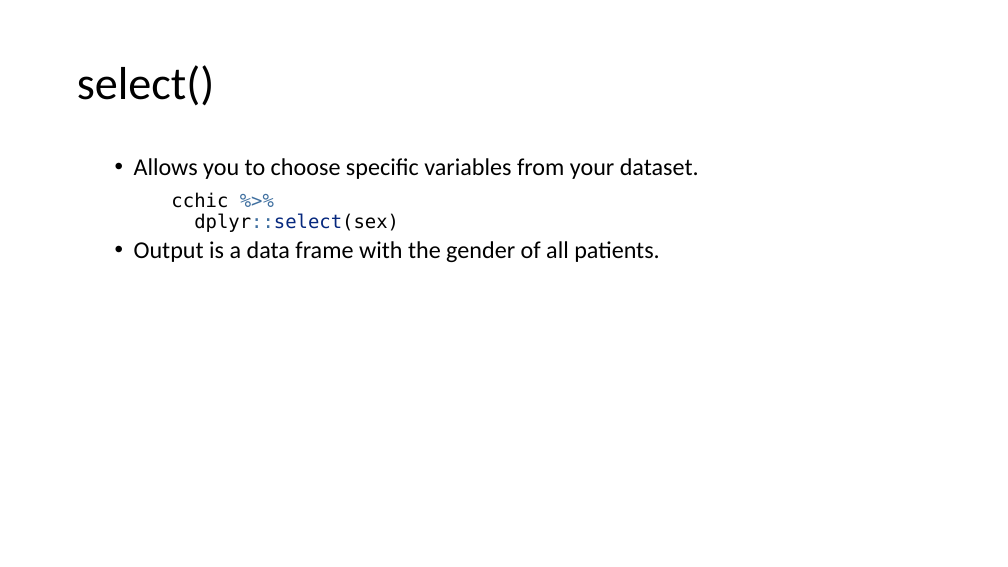
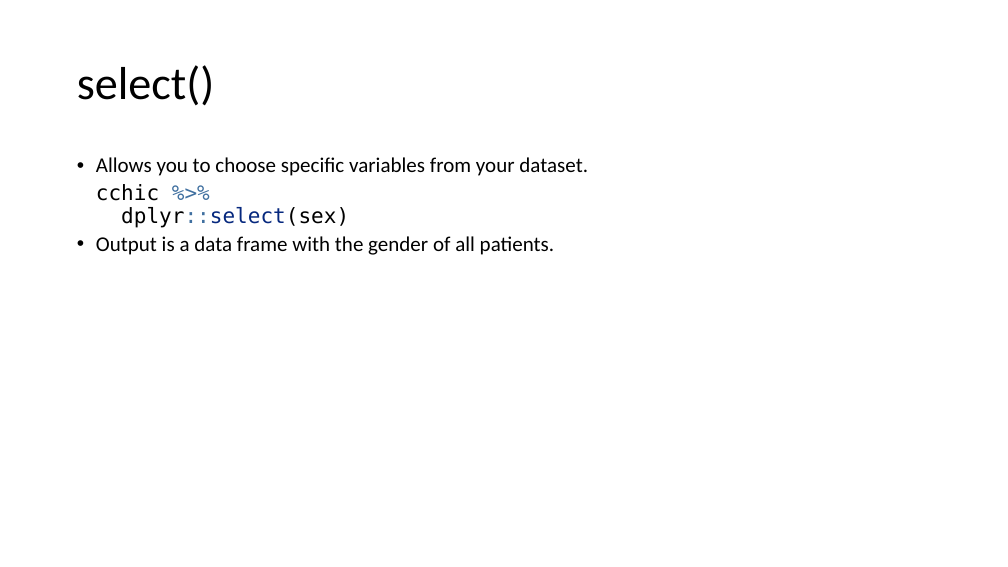
Before and after one commit to ClinicianCoders/ClinicianCoders, a slide deck: slide 13 of Workshops/Workshop4.pptx. Drawn at 1008x567 pixels with LibreOffice and Linux fonts; fonts in the diff are those of the drawing. Boxes give left, top, right and bottom in pixels: in the first picture for what was removed or moved away, otherwise in the second. Text is boxed around its words. In the diff, an @@ line names an element or a change of style, - is before the commit and + after.

```diff
--- a/Workshops/Workshop4.pptx
+++ b/Workshops/Workshop4.pptx
@@ text "Allows you to choose specific ..." at bbox=[96, 157, 588, 255]: size 23 to 20 pt in "Allows you to choose specific variables from ...", "Output is a data frame with the ..."; size 18 to 20 pt in "cchic %>% dplyr::select(sex)"; list level 2 to 1 in "Allows you to choose specific ..."; indent changed; less space between paragraphs; list level 2 to 1 in "Output is a data frame ..." @@
```
Also in this commit, not shown: 33 other slides changed, 1 slide removed, 1 other file.
